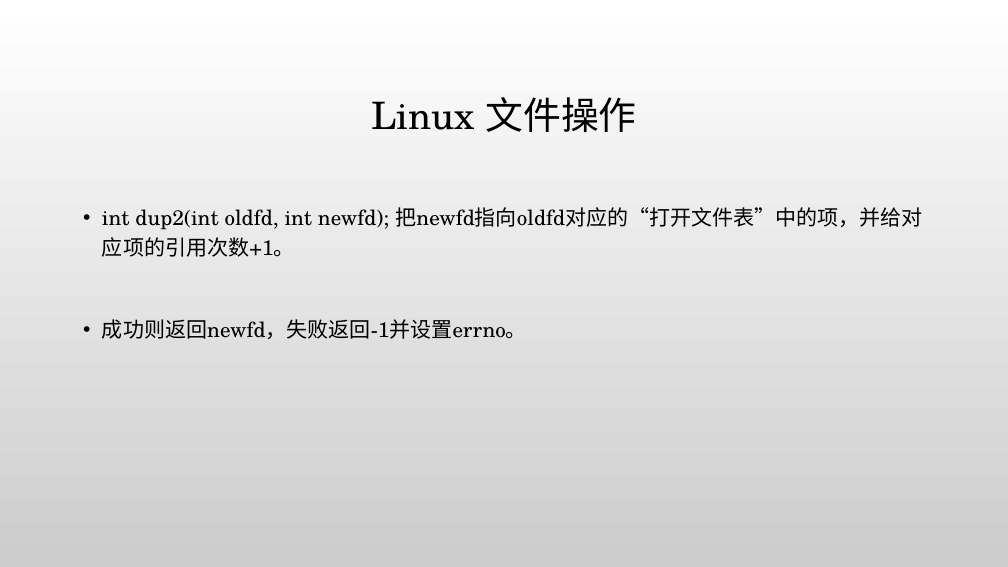
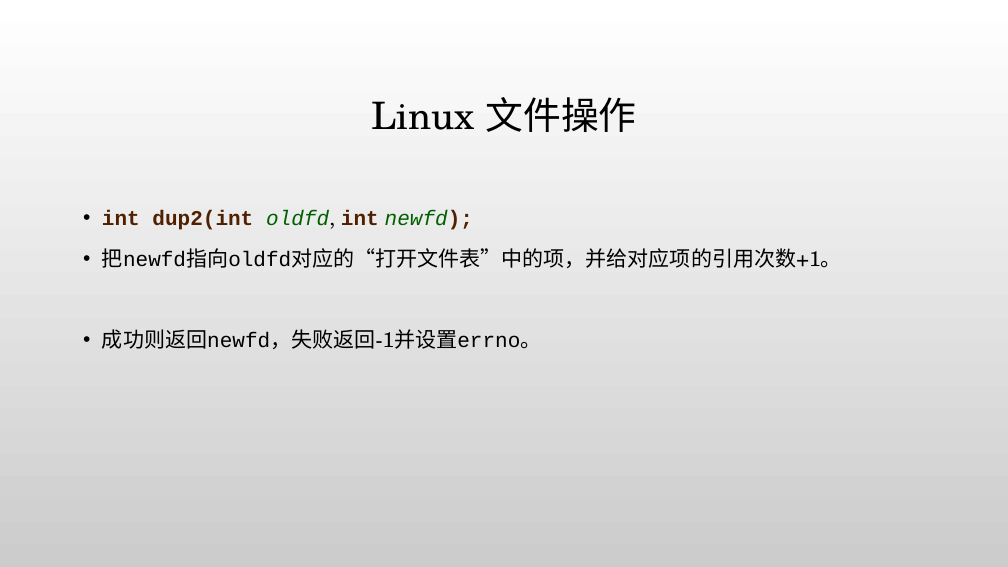
Before and after one commit to caodg/ics, a slide deck: slide 10 of reviews/system-io-梁浩.pptx (slide 11 before the commit). Drawn at 1008x567 pixels with LibreOffice and Linux fonts; fonts in the diff are those of the drawing; background and template pictures are left out. Boxes give left, top, right and bottom in pixels: in the first picture for what was removed or moved away, otherwise in the second. Text is boxed around its words. In the diff, an @@ line names an element or a change of style, - is before the commit and + after.

```diff
--- a/reviews/system-io-梁浩.pptx
+++ b/reviews/system-io-梁浩.pptx
@@ text at bbox=[102, 210, 842, 268]: text changed; font TeX Gyre Schola to Courier New @@
-• int dup2(int oldfd, int newfd); 把newfd指向oldfd对应的“打开文件表”中的项，并给对应项的引用次数+1。
+• int dup2(int oldfd, int newfd);
+• 把newfd指向oldfd对应的“打开文件表”中的项，并给对应项的引用次数+1。
@@ text at bbox=[102, 329, 542, 349]: font TeX Gyre Schola to Courier New in "成功则返回newfd，失败返回-1并设置errno。" @@
```
Also in this commit, not shown: 1 other slide changed, 1 slide added, 3 other files.
